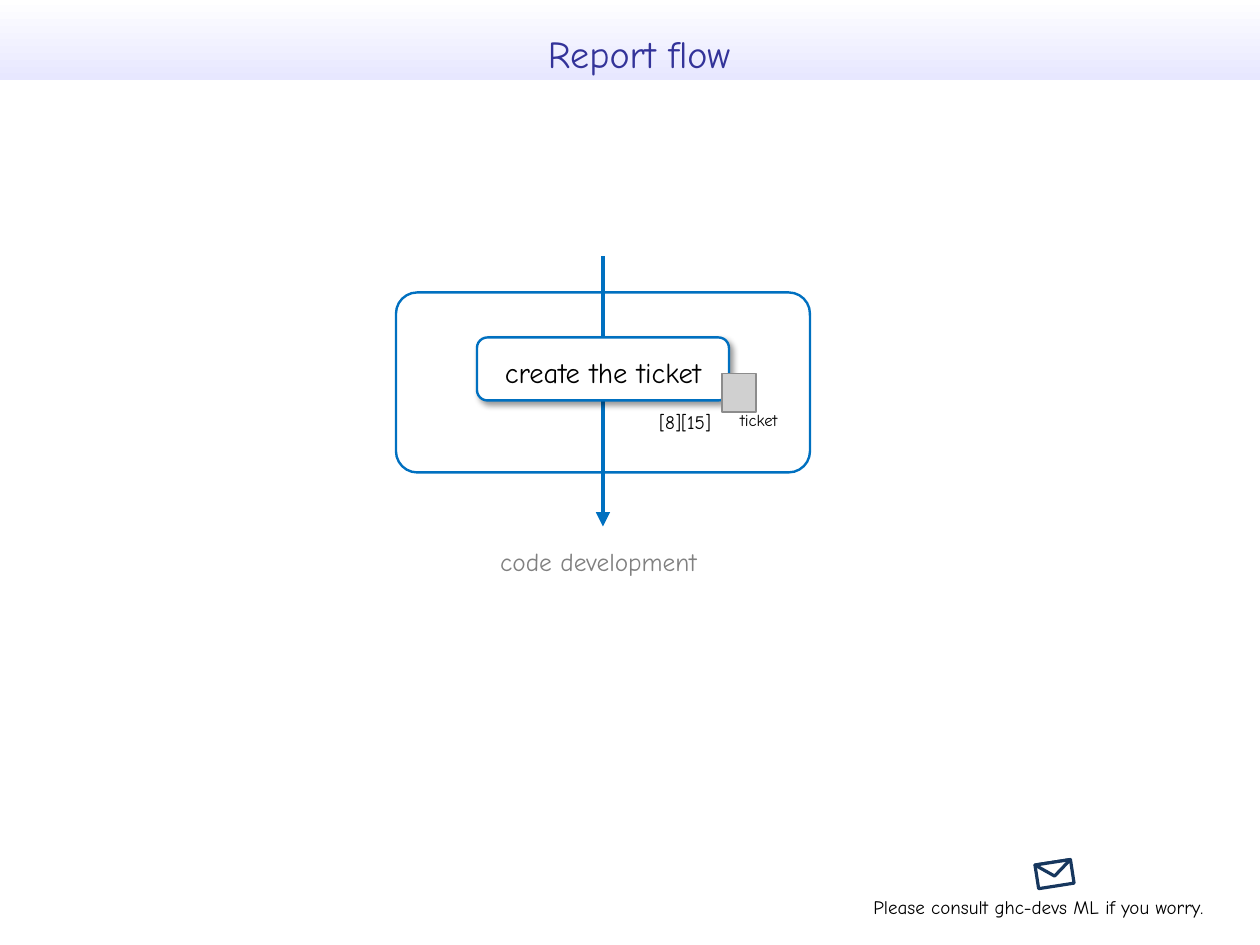
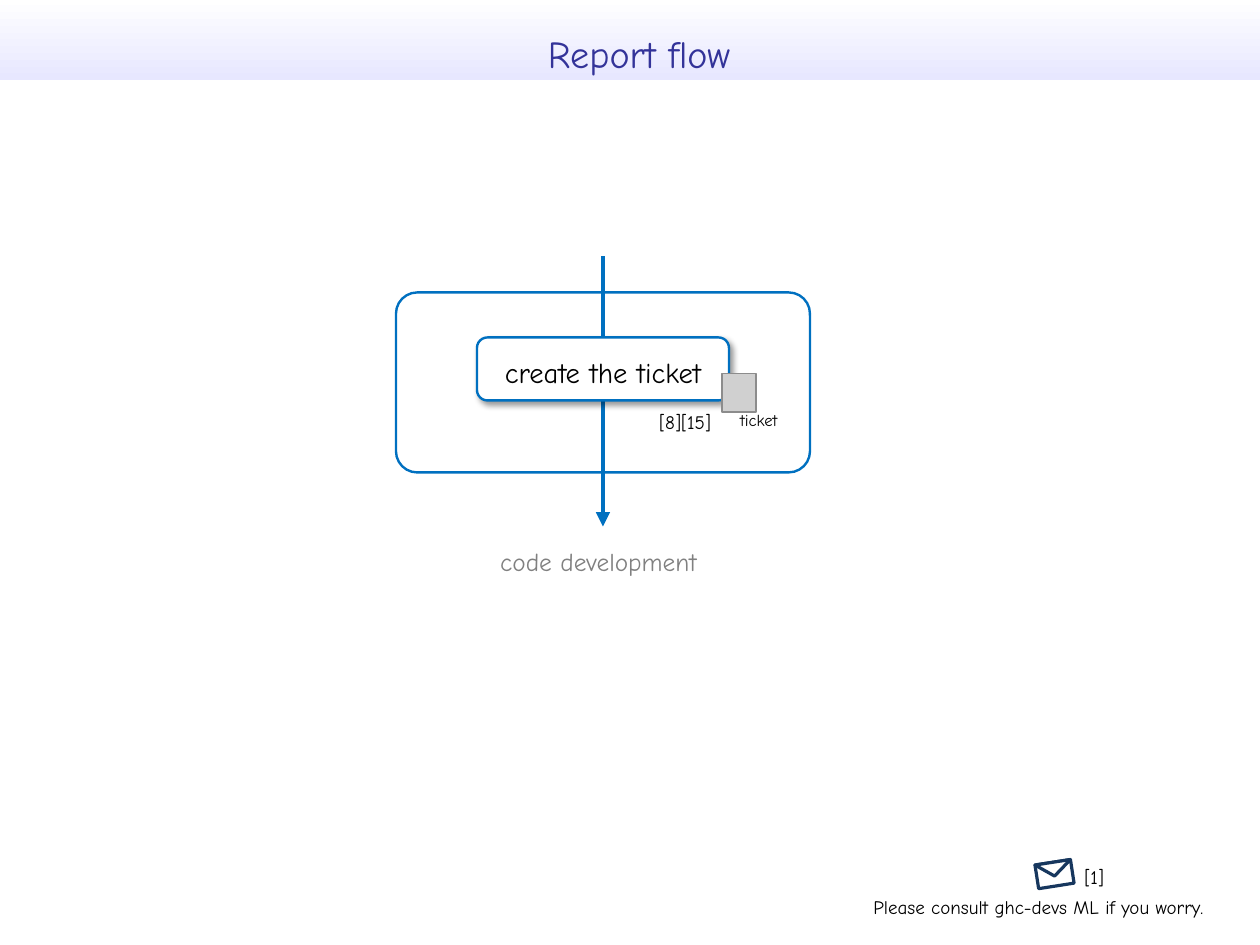
Before and after one commit to takenobu-hs/ghc-development-flow, a slide deck: slide 8 of src/ghc_development_flow.pptx. Drawn at 1260x945 pixels with LibreOffice and Linux fonts; fonts in the diff are those of the drawing; grey boxes stand for pictures. Boxes give left, top, right and bottom in pixels: in the first picture for what was removed or moved away, otherwise in the second. Text is boxed around its words. In the diff, an @@ line names an element or a change of style, - is before the commit and + after.

```diff
--- a/src/ghc_development_flow.pptx
+++ b/src/ghc_development_flow.pptx
@@ text added at bbox=[1084, 869, 1104, 887], 12 pt, text #000000 @@
+[1]
```
Also in this commit, not shown: 8 other slides changed, 6 slides added, 1 other file.
